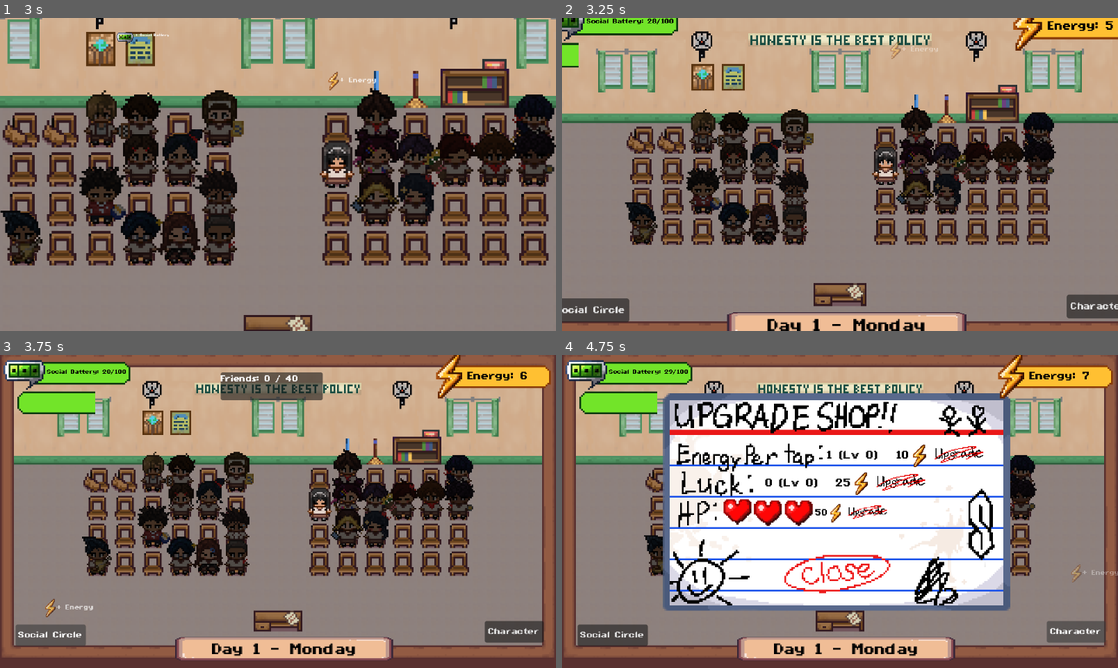
Above: before the commit, frames 1-4 (two rows, left to right).
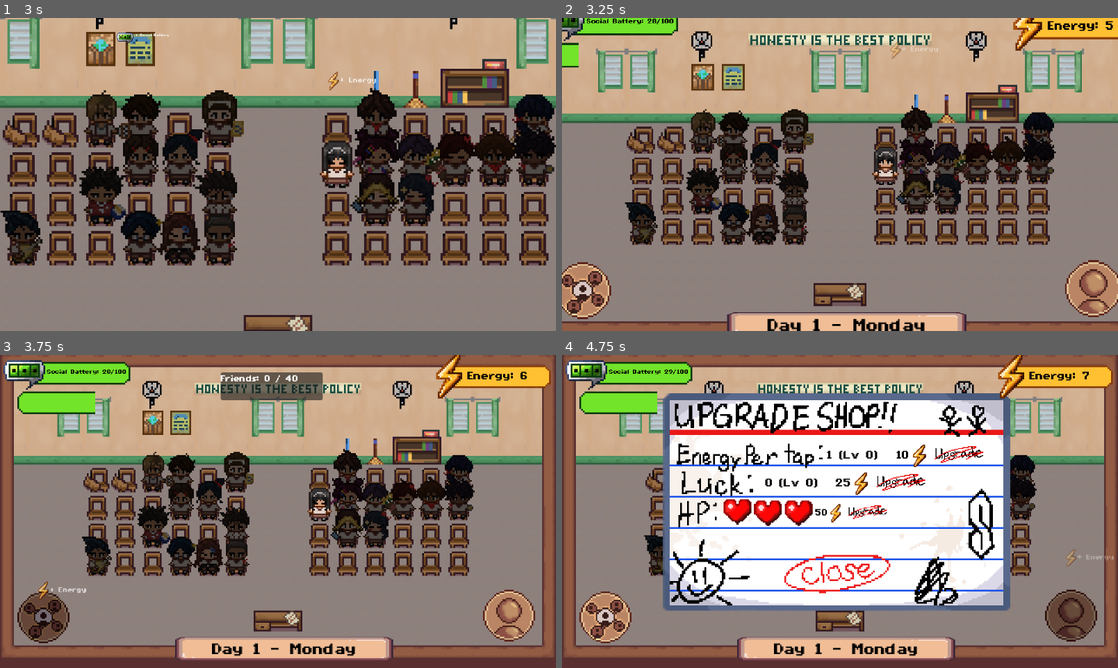
Above: after the commit, the same moments.

Repository: AzeOcram/checkpoint-gamejam
Game: Godot game, scene res://scenes/main/main.tscn
Same seed, same stepped clock (60 frames per second), same inputs: the game is played once before the commit and once after it.
Inputs (mouse positions are in pixels of both pictures, inside the frame that each line leads up to; where the layout moved, square brackets give the same spot in the first picture):
- Up to frame 1 (3 s): click (5, 74) at 0.52 s; tap Enter at 1.25 s; move the mouse to (400, 158) at 1.27 s; press the mouse at (400, 158) at 1.28 s; tap Space at 2 s; move the mouse to (166, 190) at 2.02 s; release the mouse at (166, 190) at 2.03 s; hold S 2.03-2.78 s; click (166, 190) at 2.1 s; move the mouse to (333, 105) at 2.77 s; press the mouse at (333, 105) at 2.78 s
- Up to frame 2 (3.25 s): no input
- Up to frame 3 (3.75 s): release the mouse at (333, 442) at 3.5 s; click (44, 617) [50, 636] at 3.5 s
- Up to frame 4 (4.75 s): click (1073, 614) [1073, 630] at 4.25 s

Frame 1 is identical in both runs. In frame 2, 3.3% of the frame differs, in the area x 0-100%, y 77-98%; in frame 3, 3.2%; in frame 4, 3.3%.

Commit message:
ui(main): added buttons asset

Diff:
--- a/scenes/main/main.tscn
+++ b/scenes/main/main.tscn
@@ -11,6 +11,10 @@
 [ext_resource type="PackedScene" uid="uid://bhxj7p3jcoghi" path="res://scenes/friends/recruitment_system.tscn" id="6_hujxm"]
 [ext_resource type="Script" uid="uid://bkwgaojs1e0rl" path="res://scripts/main/game_input.gd" id="6_ow5a4"]
 [ext_resource type="PackedScene" uid="uid://c7ns4amc38k0w" path="res://scenes/main/pause_menu.tscn" id="6_raeie"]
+[ext_resource type="Texture2D" uid="uid://dlgn037ehrf5n" path="res://assets/ui/main_menu/Social Circle 1.PNG" id="8_p8abn"]
+[ext_resource type="Texture2D" uid="uid://t831rkv46wm1" path="res://assets/ui/main_menu/Character Icon 1.PNG" id="8_pg34l"]
+[ext_resource type="Texture2D" uid="uid://ddcb73yfgpgna" path="res://assets/ui/main_menu/Character Icon 2.PNG" id="9_m4h2d"]
+[ext_resource type="Texture2D" uid="uid://cgi8xqu87ohrf" path="res://assets/ui/main_menu/Social Circle 2.PNG" id="9_s17dp"]
 [ext_resource type="Script" uid="uid://b4ml2uu6gt6lo" path="res://scripts/friends/friend_qte_manager.gd" id="11_7smn1"]
 [ext_resource type="PackedScene" path="res://scenes/stats/stats_system.tscn" id="11_statsys"]
 [ext_resource type="PackedScene" uid="uid://cs7j61ssisf55" path="res://scenes/stats/stats_shop.tscn" id="12_statshop"]
@@ -56,23 +60,27 @@
 offset_right = 292.0
 offset_bottom = 124.0
 
-[node name="SocialCircleButton" type="Button" parent="UI" unique_id=1907078929]
+[node name="SocialCircleButton" type="TextureButton" parent="UI" unique_id=389648934]
 layout_mode = 0
-offset_left = 8.999999
-offset_top = 156.0
-offset_right = 110.0
-offset_bottom = 187.0
+offset_left = 9.000001
+offset_top = 137.0
+offset_right = 89.0
+offset_bottom = 211.5
 scale = Vector2(0.4, 0.4)
-text = "Social Circle"
+texture_normal = ExtResource("8_p8abn")
+texture_hover = ExtResource("9_s17dp")
+stretch_mode = 5
 
-[node name="CharacterButton" type="Button" parent="UI" unique_id=1148299381]
+[node name="CharacterButton" type="TextureButton" parent="UI" unique_id=1483723982]
 layout_mode = 0
-offset_left = 279.0
-offset_top = 154.0
-offset_right = 364.0
-offset_bottom = 185.0
+offset_left = 277.0
+offset_top = 136.0
+offset_right = 357.0
+offset_bottom = 210.5
 scale = Vector2(0.4, 0.4)
-text = "Character"
+texture_normal = ExtResource("8_pg34l")
+texture_hover = ExtResource("9_m4h2d")
+stretch_mode = 5
 
 [node name="PauseMenu" parent="UI" unique_id=186705034 instance=ExtResource("6_raeie")]
 layout_mode = 0
--- a/scenes/main/pause_menu.tscn
+++ b/scenes/main/pause_menu.tscn
@@ -2,6 +2,10 @@
 
 [ext_resource type="Script" uid="uid://rmr5kq0m0rnw" path="res://scripts/main/pause_menu.gd" id="1_qo3ou"]
 [ext_resource type="Texture2D" uid="uid://1hs02t7tchqb" path="res://assets/ui/main_menu/Setting Board (_)/Setting Board.PNG" id="2_sxsxs"]
+[ext_resource type="Texture2D" uid="uid://ncjj2eb64p3y" path="res://assets/ui/main_menu/Back 1.PNG" id="3_o3hrf"]
+[ext_resource type="Texture2D" uid="uid://dgcf3ey8nqv7s" path="res://assets/ui/main_menu/Back 2.PNG" id="4_xgeum"]
+[ext_resource type="Texture2D" uid="uid://wyai2hd5ptq8" path="res://assets/ui/main_menu/Quit to Menu 1.PNG" id="5_duj7x"]
+[ext_resource type="Texture2D" uid="uid://cwld8x00fqvyx" path="res://assets/ui/main_menu/Quit to Menu 2.PNG" id="6_rd62i"]
 
 [node name="PauseMenu" type="Control" unique_id=186705034]
 process_mode = 2
@@ -28,10 +32,14 @@
 text = "Paused"
 horizontal_alignment = 1
 
-[node name="BackButton" type="Button" parent="VBoxContainer" unique_id=824014380]
+[node name="BackButton" type="TextureButton" parent="VBoxContainer" unique_id=763894506]
 layout_mode = 2
-text = "Back"
+texture_normal = ExtResource("3_o3hrf")
+texture_hover = ExtResource("4_xgeum")
+stretch_mode = 5
 
-[node name="QuitButton" type="Button" parent="VBoxContainer" unique_id=1451437078]
+[node name="QuitButton" type="TextureButton" parent="VBoxContainer" unique_id=845584367]
 layout_mode = 2
-text = "Quit to Menu"
+texture_normal = ExtResource("5_duj7x")
+texture_hover = ExtResource("6_rd62i")
+stretch_mode = 5
--- a/scenes/main_menu/main_menu.tscn
+++ b/scenes/main_menu/main_menu.tscn
@@ -6,6 +6,12 @@
 [ext_resource type="Texture2D" uid="uid://bh5rtvneqolyq" path="res://assets/ui/main_menu/Art/FEMALE MC.PNG" id="4_3ovsr"]
 [ext_resource type="FontFile" uid="uid://dsew2v2x71tuk" path="res://assets/fonts/PixelifySans-VariableFont_wght.ttf" id="4_uqeha"]
 [ext_resource type="Theme" uid="uid://ci2awbvgnfkxm" path="res://resources/themes/main_theme.tres" id="5_wem23"]
+[ext_resource type="Texture2D" uid="uid://dldbo5rhwwtgy" path="res://assets/ui/main_menu/Play 1.PNG" id="7_5seab"]
+[ext_resource type="Texture2D" uid="uid://bomeskcjhu0yh" path="res://assets/ui/main_menu/Credits 1.PNG" id="8_4xg86"]
+[ext_resource type="Texture2D" uid="uid://cyijqpvnoi2lm" path="res://assets/ui/main_menu/Play 2.PNG" id="8_x2yjq"]
+[ext_resource type="Texture2D" uid="uid://c612q0gcy74sm" path="res://assets/ui/main_menu/Quit 1.PNG" id="9_thkx5"]
+[ext_resource type="Texture2D" uid="uid://dvxxf0vjos5gc" path="res://assets/ui/main_menu/Credits 2.PNG" id="10_qel0l"]
+[ext_resource type="Texture2D" uid="uid://qrknaf8b6eju" path="res://assets/ui/main_menu/Quit 2.PNG" id="12_rrgl4"]
 
 [node name="MainMenu" type="Control" unique_id=1657732778]
 layout_mode = 3
@@ -52,20 +58,23 @@
 offset_bottom = 196.0
 theme = ExtResource("5_wem23")
 
-[node name="Play" type="Button" parent="VBoxContainer" unique_id=295300122]
+[node name="Play" type="TextureButton" parent="VBoxContainer" unique_id=1717744038]
 layout_mode = 2
-theme_override_font_sizes/font_size = 20
-text = "Play"
+texture_normal = ExtResource("7_5seab")
+texture_hover = ExtResource("8_x2yjq")
+stretch_mode = 5
 
-[node name="Credits" type="Button" parent="VBoxContainer" unique_id=649411337]
+[node name="Credits" type="TextureButton" parent="VBoxContainer" unique_id=1652639239]
 layout_mode = 2
-theme_override_font_sizes/font_size = 20
-text = "Credits"
+texture_normal = ExtResource("8_4xg86")
+texture_hover = ExtResource("10_qel0l")
+stretch_mode = 5
 
-[node name="Quit" type="Button" parent="VBoxContainer" unique_id=743543158]
+[node name="Quit" type="TextureButton" parent="VBoxContainer" unique_id=30109704]
 layout_mode = 2
-theme_override_font_sizes/font_size = 20
-text = "Quit"
+texture_normal = ExtResource("9_thkx5")
+texture_hover = ExtResource("12_rrgl4")
+stretch_mode = 5
 
 [node name="AudioStreamPlayer2D" type="AudioStreamPlayer2D" parent="." unique_id=4275637]
 autoplay = true
--- a/scripts/main/game_input.gd
+++ b/scripts/main/game_input.gd
@@ -2,8 +2,14 @@
 
 signal tapped(position: Vector2)
 
-#Code for game inputs
+@onready var qte_queue_manager: QTEQueueManager = get_node("../QTEQueueManager")
+
+# Code for game inputs
 func _input(event: InputEvent) -> void:
+	if event.is_action_pressed("pause"):
+		if is_instance_valid(qte_queue_manager.active_qte):
+			return
+
 	if event.is_action_pressed("tap"):
 		var tap_position := Vector2.ZERO
 
--- a/scripts/main/pause_menu.gd
+++ b/scripts/main/pause_menu.gd
@@ -1,8 +1,8 @@
 extends Control
 
-
-@onready var back_button: Button = $VBoxContainer/BackButton
-@onready var quit_button: Button = $VBoxContainer/QuitButton
+@onready var back_button: TextureButton = $VBoxContainer/BackButton
+@onready var quit_button: TextureButton = $VBoxContainer/QuitButton
+@onready var qte_queue_manager: QTEQueueManager = get_tree().root.find_child("QTEQueueManager", true, false)
 
 
 func _ready() -> void:
@@ -16,7 +16,11 @@
 
 func _input(event: InputEvent) -> void:
 	if event is InputEventKey:
-		if event.keycode == KEY_ESCAPE and event.pressed:
+		if event.keycode == KEY_ESCAPE and event.pressed and not event.is_echo():
+			if is_instance_valid(qte_queue_manager) and is_instance_valid(qte_queue_manager.active_qte):
+				get_viewport().set_input_as_handled()
+				return
+
 			toggle_pause()
 
 
Binary file added: assets/ui/main_menu/Back 1.PNG
Not shown, added: assets/ui/main_menu/Back 1.PNG.import
Binary file added: assets/ui/main_menu/Back 2.PNG
Not shown, added: assets/ui/main_menu/Back 2.PNG.import
Binary file added: assets/ui/main_menu/Character Icon 1.PNG
Not shown, added: assets/ui/main_menu/Character Icon 1.PNG.import
Binary file added: assets/ui/main_menu/Character Icon 2.PNG
Not shown, added: assets/ui/main_menu/Character Icon 2.PNG.import
Binary file added: assets/ui/main_menu/Credits 1.PNG
Not shown, added: assets/ui/main_menu/Credits 1.PNG.import
Binary file added: assets/ui/main_menu/Credits 2.PNG
Not shown, added: assets/ui/main_menu/Credits 2.PNG.import
(and 17 more such lines)
